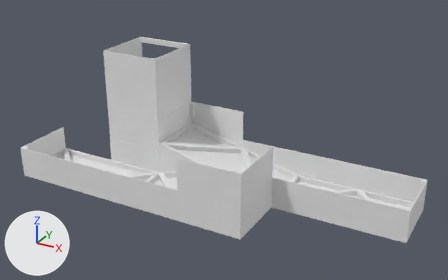
Two versions of the COLLADA model model/TER2/mesh/TER2.dae, one commit apart.
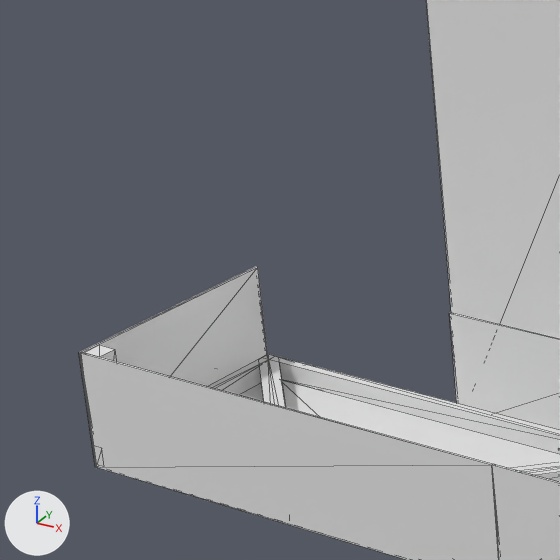
Each version appears first whole from a 50 mm camera at (5.23, -9.08, 5.67) aimed at (0.2, 0.06, 1.1), and next in a close-up on the part from 0% to 30% of the width and 22% to 71% of the height. Arrows for +X, +Y and +Z are at lower left; the lights stay in place. The close-ups show mesh edges as thin lines. Where no turn or scale is listed for an object, it has been applied to the vertices.

Names of what the first close-up shows: 'Abschlusswand Ende 2', 'Bodenplatte 4', 'Innenbalken kurz 2 a', 'Innenbalken lang 2 b', 'Längstwand lang 2 flach a', 'Längstwand lang 2 flach b', 'Längstwand lang 2 flach c', 'Programmiereck hoch 1', 'Querbalken 2 a'.
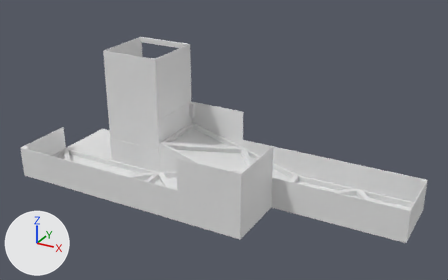
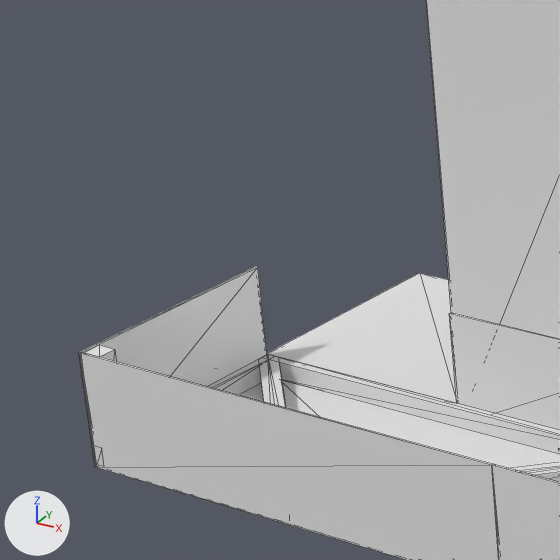
Changed parts and their boxes (x1, y1, x2, y2) in the close-ups (560 x 560 px):
'Einstieg', added
    after: (267, 273, 457, 403)

What changed in the scene script:
```text
Add me_würfel_039:
    me_würfel_039.from_pydata(...)  # a box spanning x -0.625..0.625, y -0.625..0.625, z -0.051..0.051
Add ob_einstieg:
    ob_einstieg = bpy.data.objects.new('Einstieg', me_würfel_039)
    ob_einstieg.location = (-3.04, 0.619, 0.067)
```
